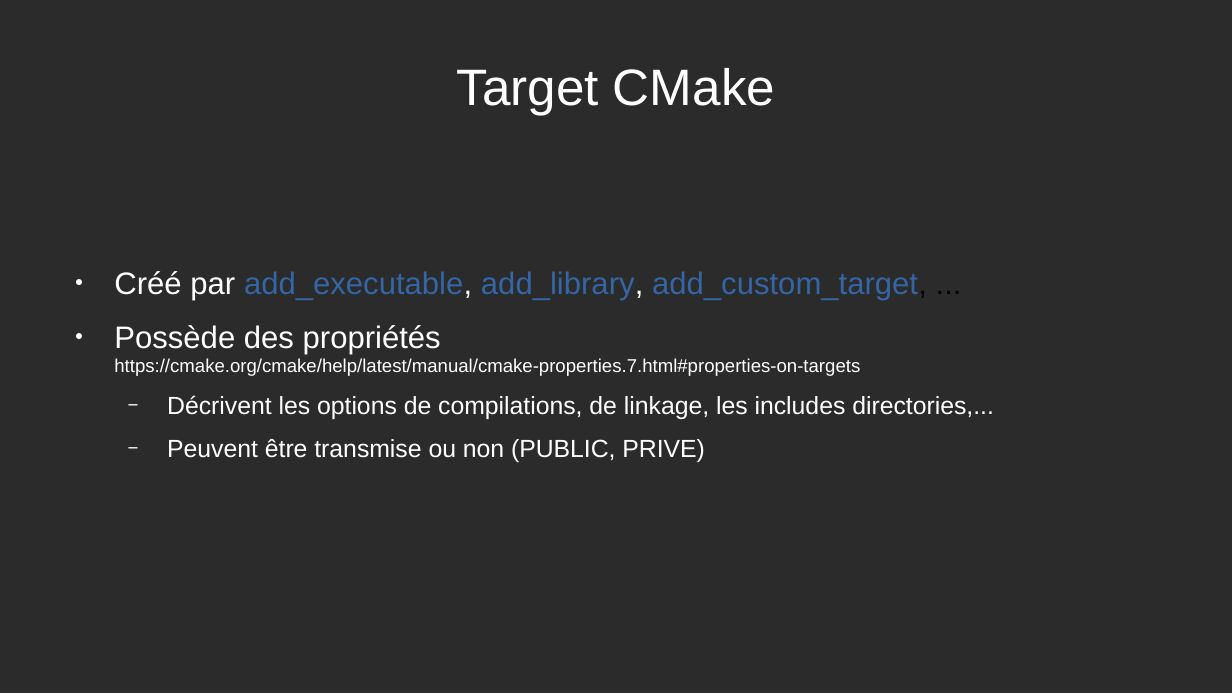
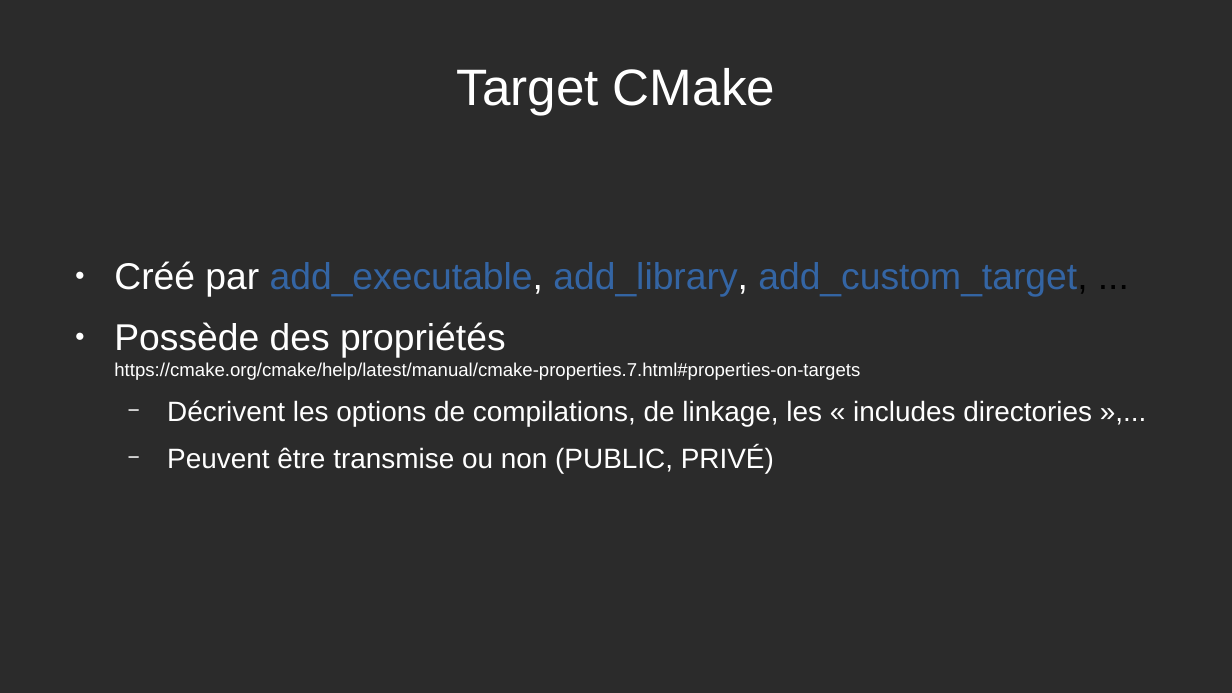
Before and after one commit to joeBlinx/Presentation_CMake, a slide deck: slide 16 of Presentation_CMake.odp (slide 14 before the commit). Drawn at 1232x693 pixels with LibreOffice and Linux fonts; fonts in the diff are those of the drawing; background and template pictures are left out; a plain dark background stands for a picture behind light text. Boxes give left, top, right and bottom in pixels: in the first picture for what was removed or moved away, otherwise in the second. Text is boxed around its words. In the diff, an @@ line names an element or a change of style, - is before the commit and + after.

Commit message:
add target explanation

```diff
--- a/Presentation_CMake.odp
+++ b/Presentation_CMake.odp
@@ text at [114,261,1087,380]: size 20 to 24 pt in "Créé par add_executable, add_library, add_custom_target, ...", "Possède des propriétés" @@
@@ text at [167,400,1092,473]: text changed; size 16 to 18 pt @@
-  − Décrivent les options de compilations, de linkage, les includes directories,...
-  − Peuvent être transmise ou non (PUBLIC, PRIVE)
+  − Décrivent les options de compilations, de linkage, les « includes directories »,...
+  − Peuvent être transmise ou non (PUBLIC, PRIVÉ)
```
Also in this commit, not shown: 5 other slides changed, 6 slides added, 1 slide removed.
